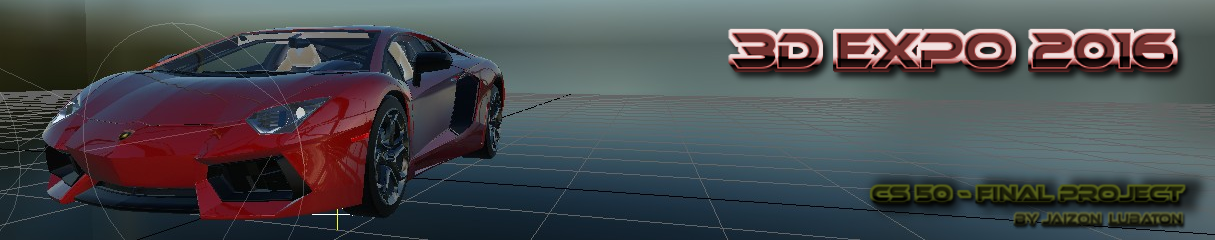
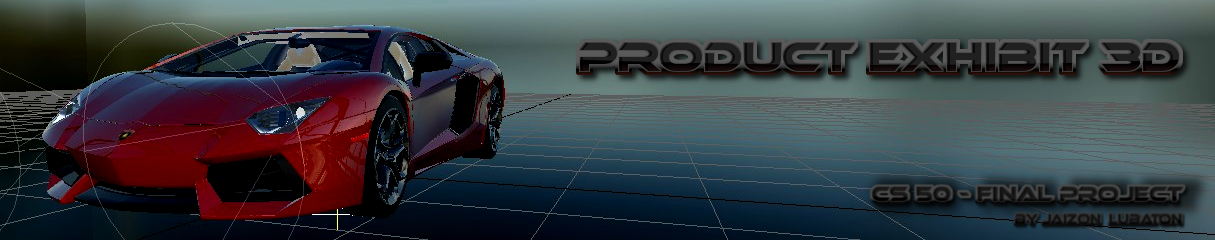
Layer changes from the first 1215 × 240 image to the second:
moved "submitted_by.png" above "coollogo_com-152612912.png", painted on it over [1012,211,1187,231]
renamed "3DExpoText.png" to "coollogo_com-152612912.png", painted on it over [572,25,1195,87]
painted on "FinalProject.png" over [868,183,1187,215]
painted on "lhamborghini1.png" over [0,0,1215,240]
